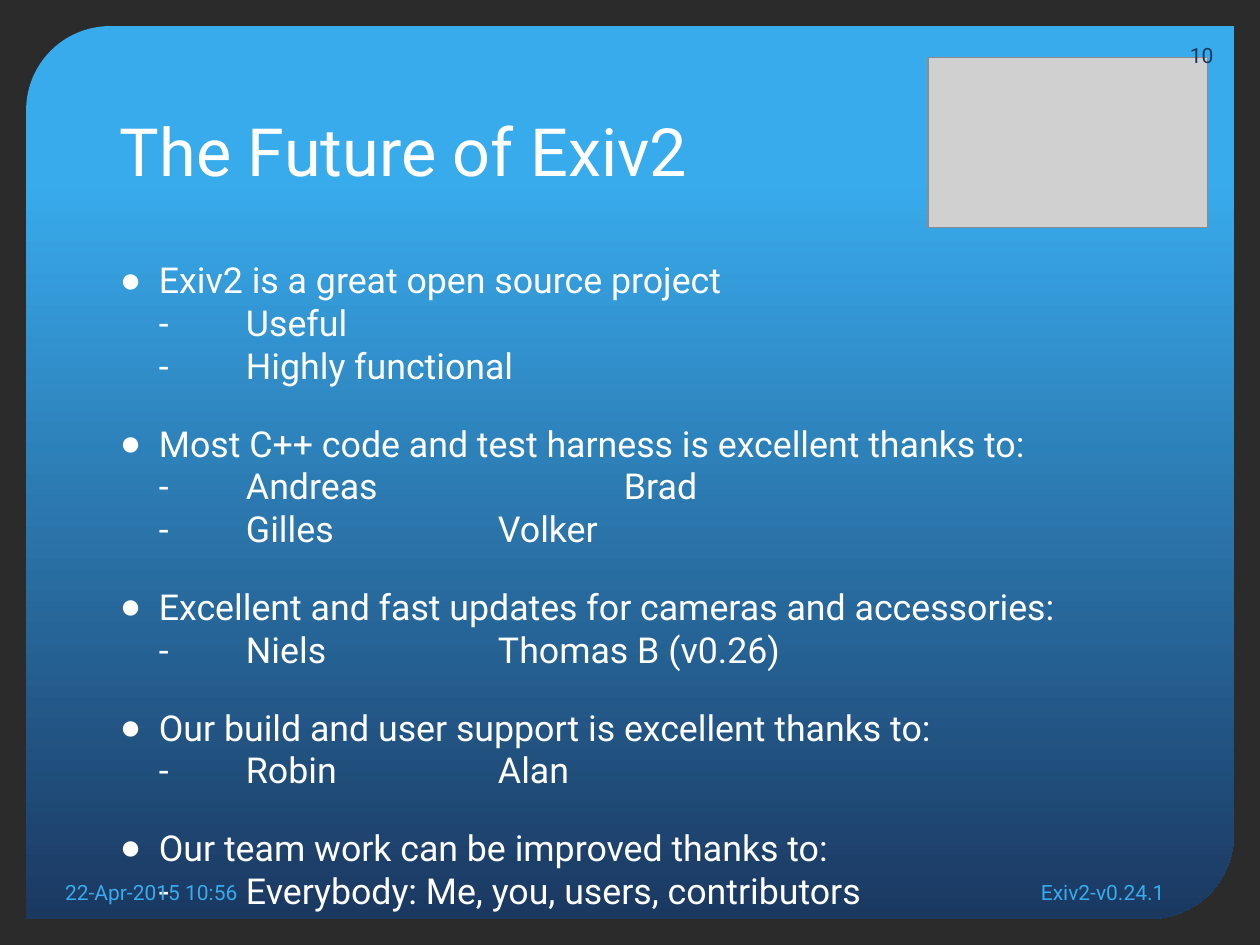
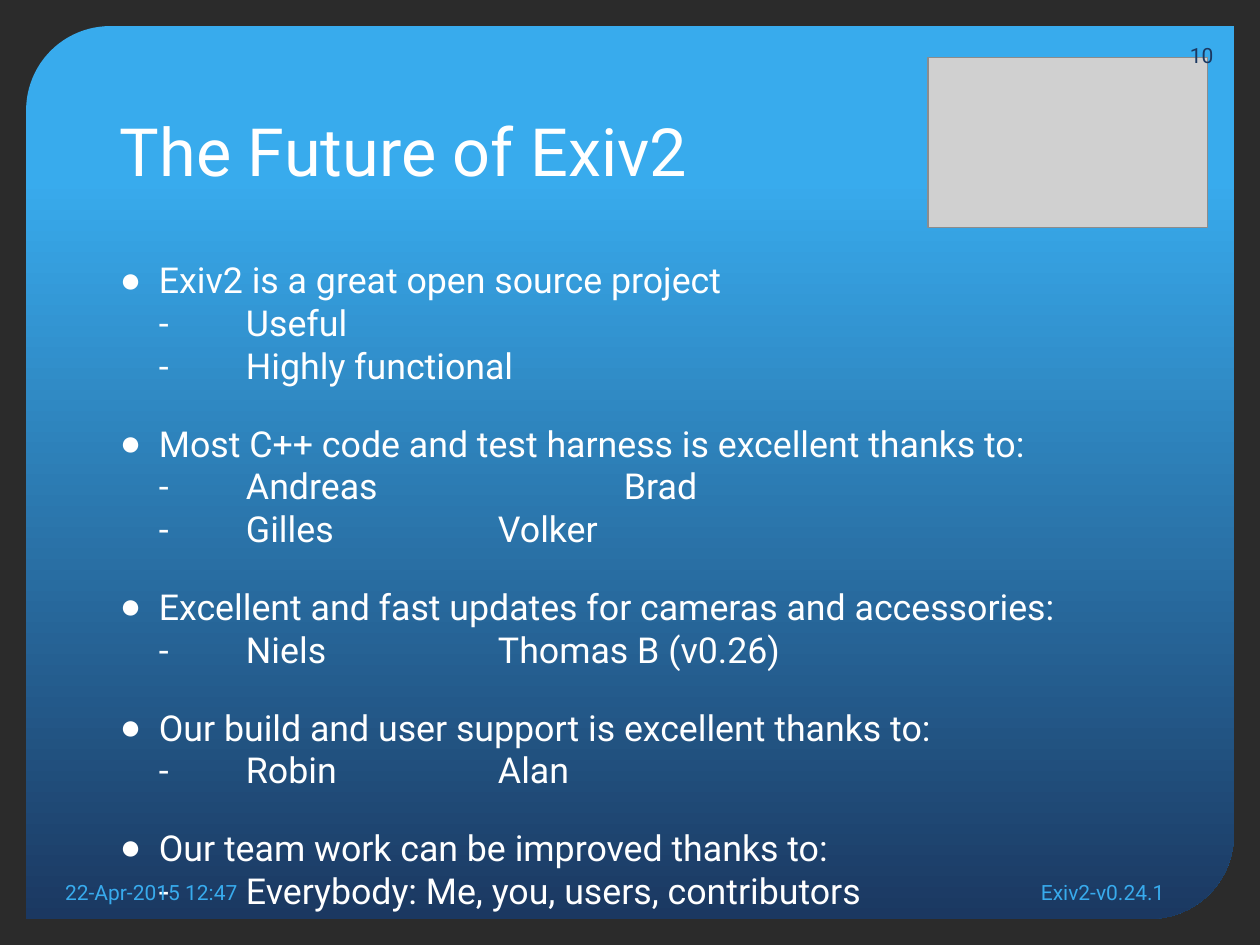
Before and after one commit to nehaljwani/team.exiv2.org, a slide deck: slide 10 of meetings/Exiv2-v0.24.1.pptx. Drawn at 1260x945 pixels with LibreOffice and Linux fonts; fonts in the diff are those of the drawing; grey boxes stand for pictures; background and template pictures are left out; a plain dark background stands for a picture behind light text. Boxes give left, top, right and bottom in pixels: in the first picture for what was removed or moved away, otherwise in the second. Text is boxed around its words. In the diff, an @@ line names an element or a change of style, - is before the commit and + after.

```diff
--- a/meetings/Exiv2-v0.24.1.pptx
+++ b/meetings/Exiv2-v0.24.1.pptx
@@ text at box(65, 885, 237, 904): text changed @@
-22-Apr-2015 10:56
+22-Apr-2015 12:47
```
Also in this commit, not shown: 9 other slides changed, 1 other file.
